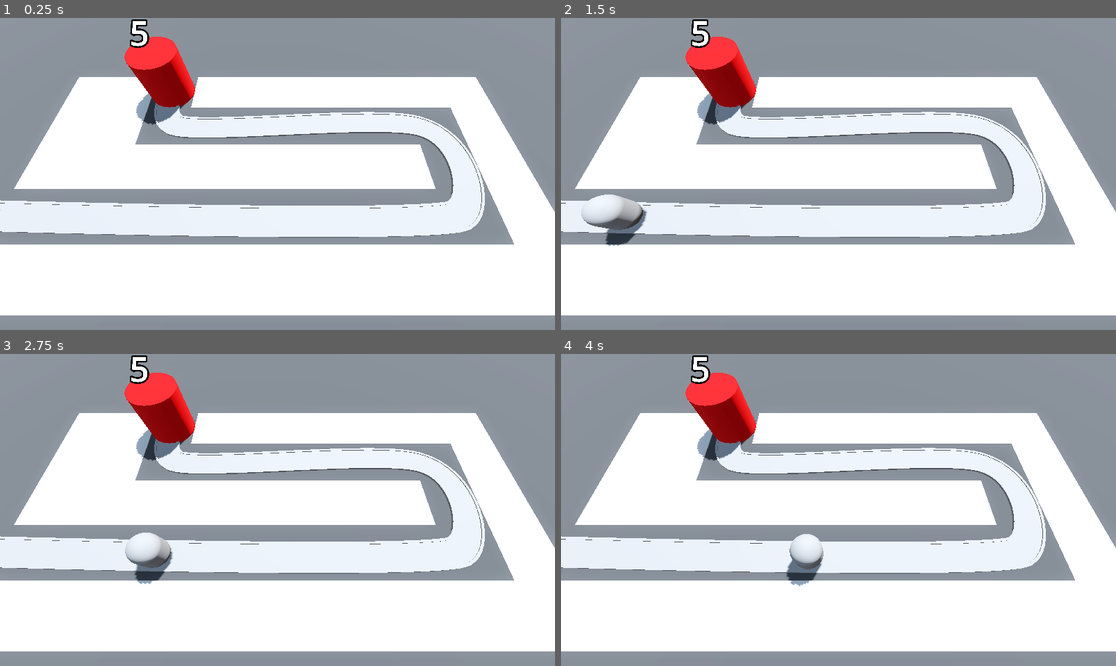
Above: before the commit, frames 1-4 (two rows, left to right).
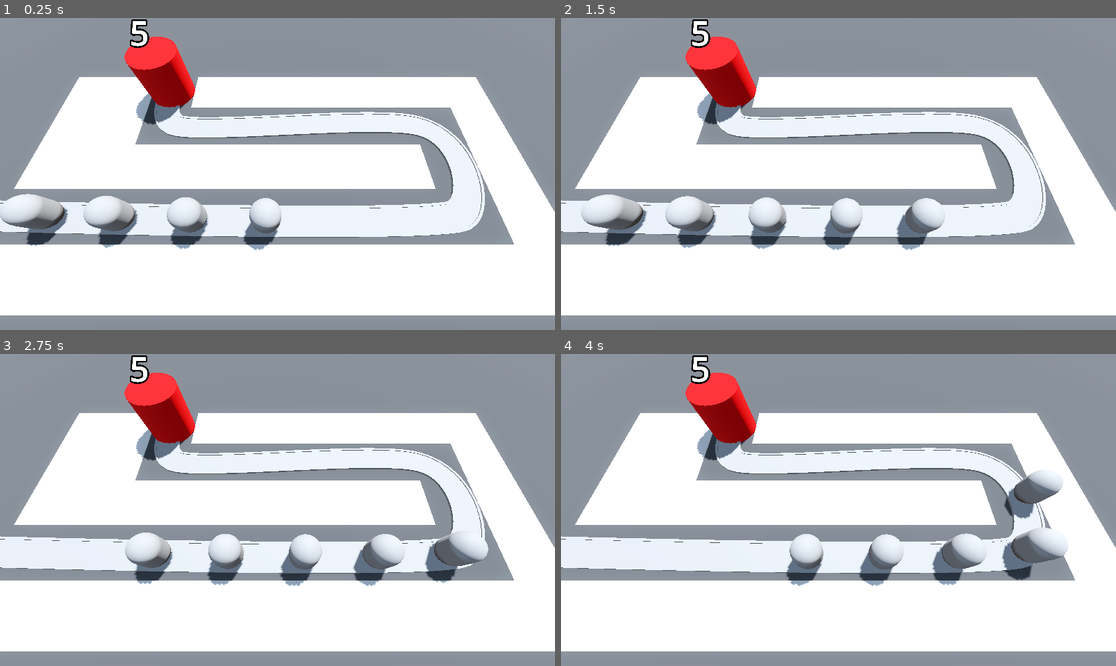
Above: after the commit, the same moments.

Repository: DapperMongoose/BarbarianBlaster
Game: Godot game, scene res://BaseLevel.tscn
The game is run twice, just before and just after one commit, with the same random seed, the same clock (stepped at 60 frames per second) and the same inputs.
Inputs:
- Up to frame 1 (0.25 s): no input
- Up to frame 2 (1.5 s): no input
- Up to frame 3 (2.75 s): no input
- Up to frame 4 (4 s): no input

The runs differ from the first frame. In frame 1, 3.2% of the frame differs, in the area x 0-51%, y 56-75%; in frame 2, 2.8%; in frame 3, 3.1%; in frame 4, 3.6%, in the area x 53-92%, y 37-75%.

Commit message:
completed introducing properties lesson

Diff:
--- a/Base/base.gd
+++ b/Base/base.gd
@@ -1,13 +1,21 @@
 extends Node3D
+
+var current_health: int:
+	set(health_in):
+		current_health = health_in
+		print("health was changed")
+		label_3d.text = str(current_health)
+		if current_health < 1:
+			get_tree().reload_current_scene()
+
 
 @export var max_health: int = 5
 
 @onready var label_3d: Label3D = $Label3D
 
 func _ready():
-	label_3d.text = str(max_health)
+	current_health = max_health
 
 func take_damage() -> void:
 	print("damage dealt to base")
-	max_health -= 1
-	label_3d.text = str(max_health)
+	current_health -= 1
--- a/BaseLevel.tscn
+++ b/BaseLevel.tscn
@@ -97,5 +97,21 @@
 [node name="Enemy" parent="Path3D" instance=ExtResource("2_8v4dp")]
 transform = Transform3D(-4.37111e-08, 0, -0.999993, 0, 1, 0, 0.999993, 0, -4.37111e-08, -22, 0, 6)
 
+[node name="Enemy2" parent="Path3D" instance=ExtResource("2_8v4dp")]
+transform = Transform3D(-0.0251335, 0, -0.999677, 0, 1, 0, 0.999677, 0, -0.0251335, -17.002, 0, 6.13587)
+progress = 5.0
+
+[node name="Enemy3" parent="Path3D" instance=ExtResource("2_8v4dp")]
+transform = Transform3D(-0.0212854, 0, -0.999766, 0, 1, 0, 0.999766, 0, -0.0212854, -12.0032, 0, 6.25209)
+progress = 10.0
+
+[node name="Enemy4" parent="Path3D" instance=ExtResource("2_8v4dp")]
+transform = Transform3D(-0.0166658, 0, -0.999854, 0, 1, 0, 0.999854, 0, -0.0166658, -7.00414, 0, 6.34745)
+progress = 15.0
+
+[node name="Enemy5" parent="Path3D" instance=ExtResource("2_8v4dp")]
+transform = Transform3D(-0.0103203, 0, -0.99994, 0, 1, 0, 0.99994, 0, -0.0103203, -2.00456, 0, 6.41592)
+progress = 20.0
+
 [node name="Base" parent="." instance=ExtResource("3_1v73c")]
 transform = Transform3D(1, 0, 0, 0, 1, 0, 0, 0, 1, -10, 0, -6)
